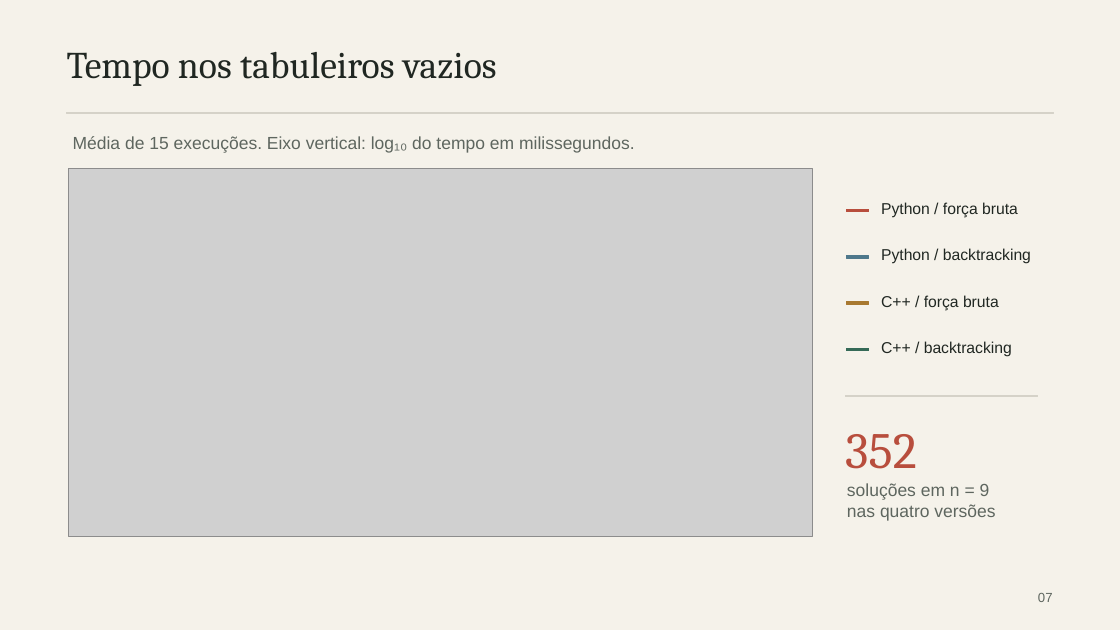
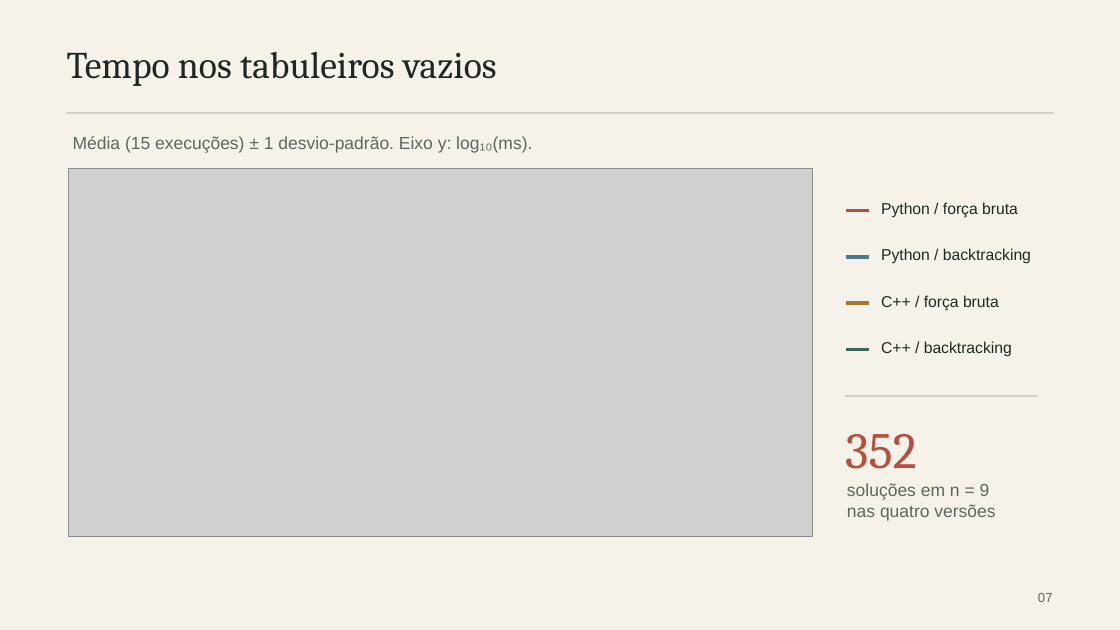
Before and after one commit to BrunoAU/teoria-computacao-n-rainhas, a slide deck: slide 7 of docs/entrega/Apresentacao_N_Rainhas.pptx. Drawn at 1120x630 pixels with LibreOffice and Linux fonts; fonts in the diff are those of the drawing; grey boxes stand for pictures. Boxes give left, top, right and bottom in pixels: in the first picture for what was removed or moved away, otherwise in the second. Text is boxed around its words. In the diff, an @@ line names an element or a change of style, - is before the commit and + after.

```diff
--- a/docs/entrega/Apresentacao_N_Rainhas.pptx
+++ b/docs/entrega/Apresentacao_N_Rainhas.pptx
@@ text at (73,136,532,153): text changed @@
-Média de 15 execuções. Eixo vertical: log₁₀ do tempo em milissegundos.
+Média (15 execuções) ± 1 desvio-padrão. Eixo y: log₁₀(ms).
```
Also in this commit, not shown: 1 other slide changed, 1 other file.
